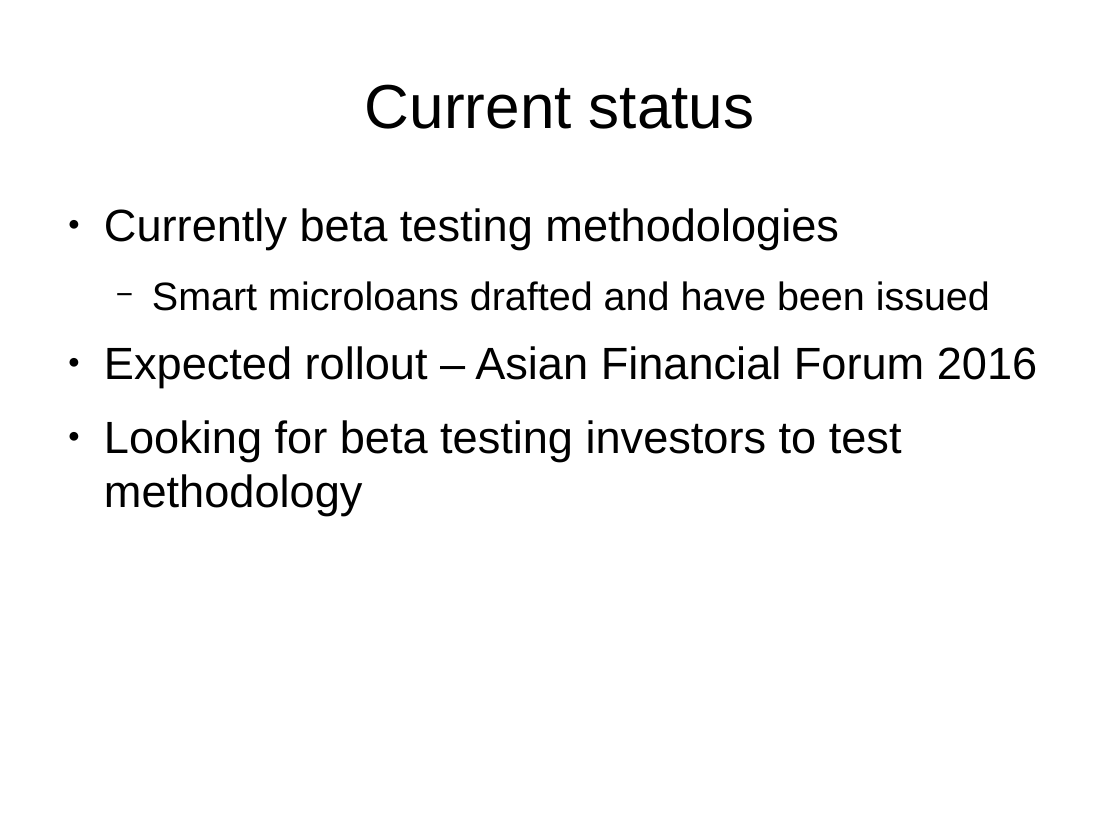
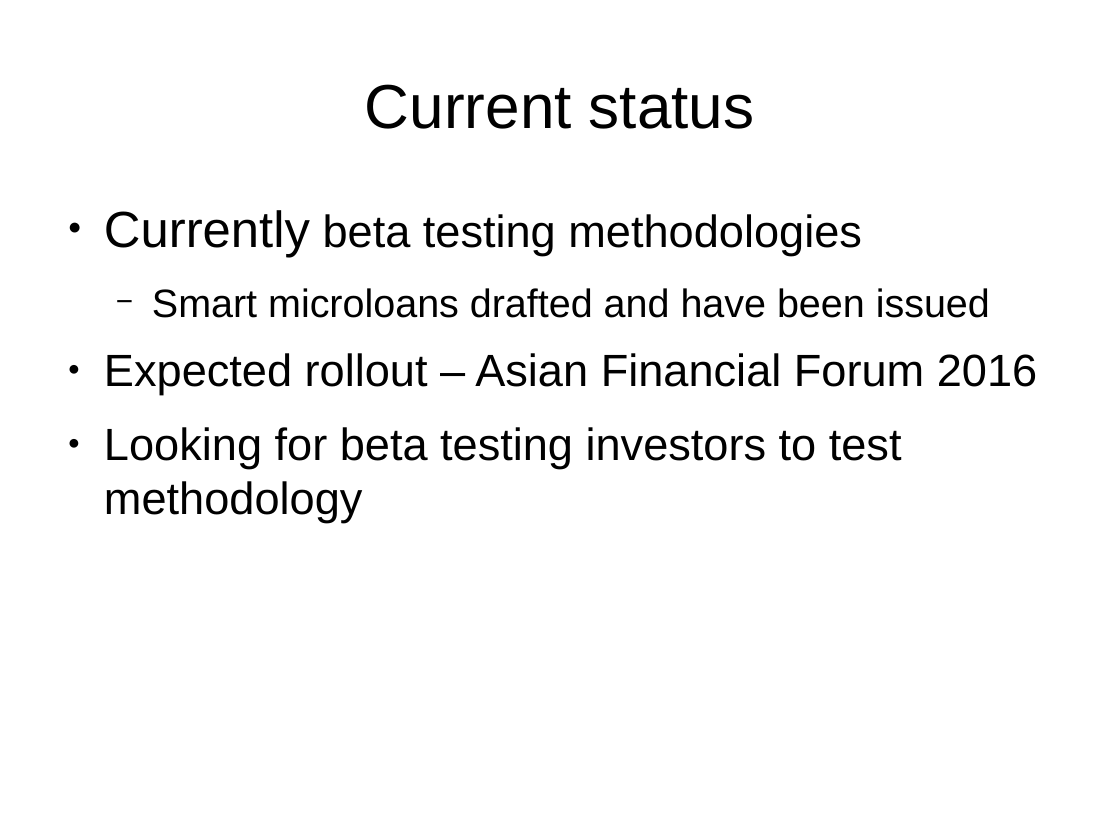
Before and after one commit to joequant/bitquant, a slide deck: slide 15 of pitchdecks/smartmicroloanshk.odp. Drawn at 1120x840 pixels with LibreOffice and Linux fonts; fonts in the diff are those of the drawing. Boxes give left, top, right and bottom in pixels: in the first picture for what was removed or moved away, otherwise in the second. Text is boxed around its words. In the diff, an @@ line names an element or a change of style, - is before the commit and + after.

```diff
--- a/pitchdecks/smartmicroloanshk.odp
+++ b/pitchdecks/smartmicroloanshk.odp
@@ text at bbox=[104, 210, 862, 257]: size 32 to 36 pt in "Currently" @@
```
Also in this commit, not shown: 1 other slide changed, 1 other file.
